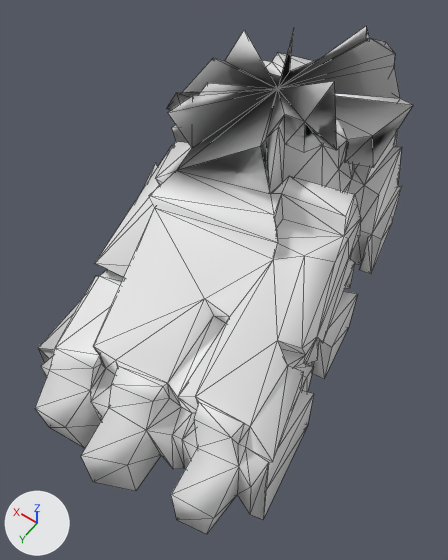
A saved change to the OBJ model src/main/resources/assets/kn8/meshes/kaiju_no9_no14/foot_left.obj.
One viewpoint serves both versions: a camera (50 mm lens) standing at (-0.45, 0.356, 0.464) and looking at (-0.271, 0.106, 0.071). Lighting does not change. The marker at lower left points along +X, +Y and +Z. The picture after the commit comes second. Mesh edges are drawn as thin lines. Where no turn or scale is listed for an object, it has been applied to the vertices. Vertices at exactly the same position are counted once.

Names of what the first picture shows: 'foot_left'.
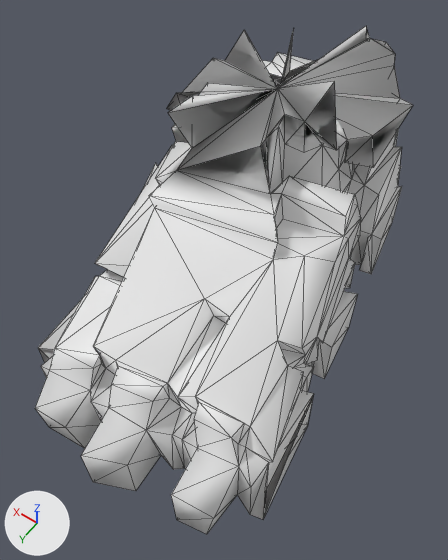
Changed parts and their boxes [x1, y1, x2, y2] in the pictures (448 x 560 px; the box of a moved part takes in the faces that stretch with it):
part 1 of me_foot_left, moved or reshaped
    before: [263, 394, 314, 519]
    after: [263, 399, 313, 519]
part 2 of me_foot_left, cut back
    both: [168, 28, 319, 148]

Diff of the bpy script that builds the scene:
```diff
--- a/src/main/resources/assets/kn8/meshes/kaiju_no9_no14/foot_left.obj.py
+++ b/src/main/resources/assets/kn8/meshes/kaiju_no9_no14/foot_left.obj.py
@@ me_foot_left @@
 # used by ob_foot_left; location = (0.0, 0.0, 0.0)
 # verts and faces of me_foot_left; kept vertices keep their numbers, new ones are numbered from 422
 # before: 34 (-0.379, 0.144, 0.057) at pixel (313, 393), 35 (-0.389, 0.224, 0.054) at pixel (264, 492), 36 (-0.38, 0.144, 0.005) at pixel (307, 425), 90 (-0.392, 0.225, 0.005) at pixel (263, 519)
-me_foot_left.from_pydata(...)  # 422 vertices, 840 faces; spans x -0.392..-0.126, y -0.195..0.276, z 0.0..0.236
+me_foot_left.from_pydata(...)  # 431 vertices, 853 faces; spans x -0.392..-0.126, y -0.195..0.276, z 0.0..0.236
+# me_foot_left part 1
+delete_faces([(34, 35, 36), (35, 90, 36)])
+verts[428] = (-0.385, 0.185, 0.03)  # pixel (287, 456)
+verts[429] = (-0.379, 0.144, 0.051)  # pixel (313, 397)
+verts[430] = (-0.391, 0.225, 0.009)  # pixel (263, 517)
+faces += [(36, 429, 428), (36, 428, 90), (90, 428, 430)]
+# me_foot_left part 2
+# 8 faces are deleted
+# 6 vertices are added at (-0.252, -0.087, 0.165), (-0.219, -0.055, 0.144), (-0.202, -0.095, 0.165), (-0.219, -0.053, 0.143), (-0.209, -0.053, 0.142), (-0.156, -0.088, 0.156)
+# 20 new faces join them
```
